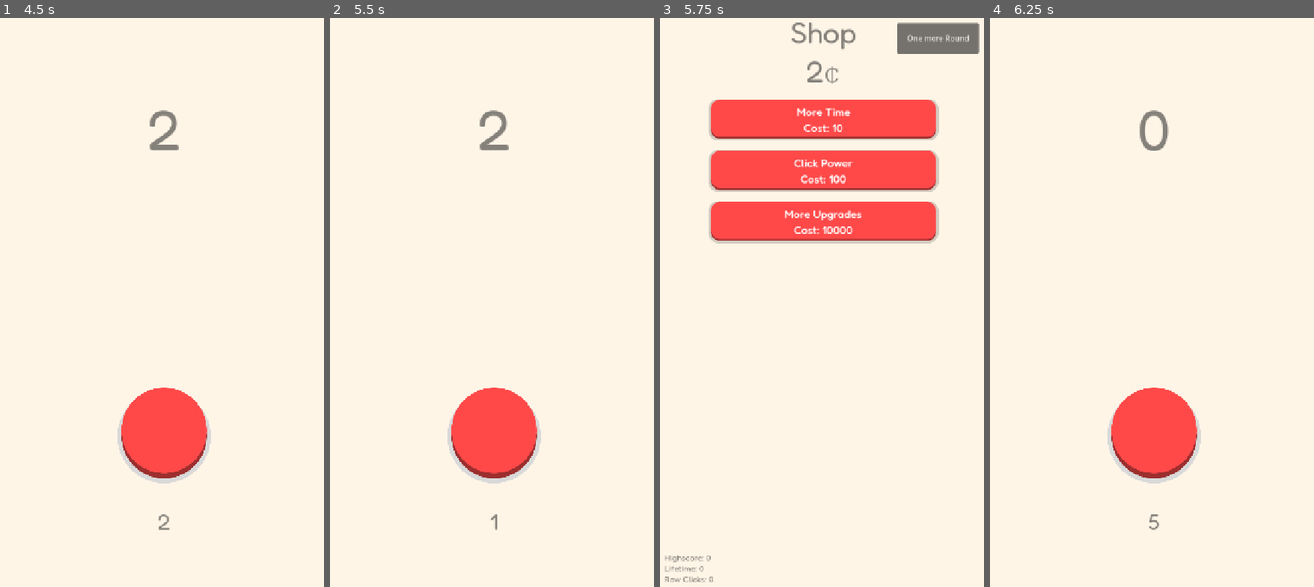
Above: before the commit, frames 1-4 (left to right).
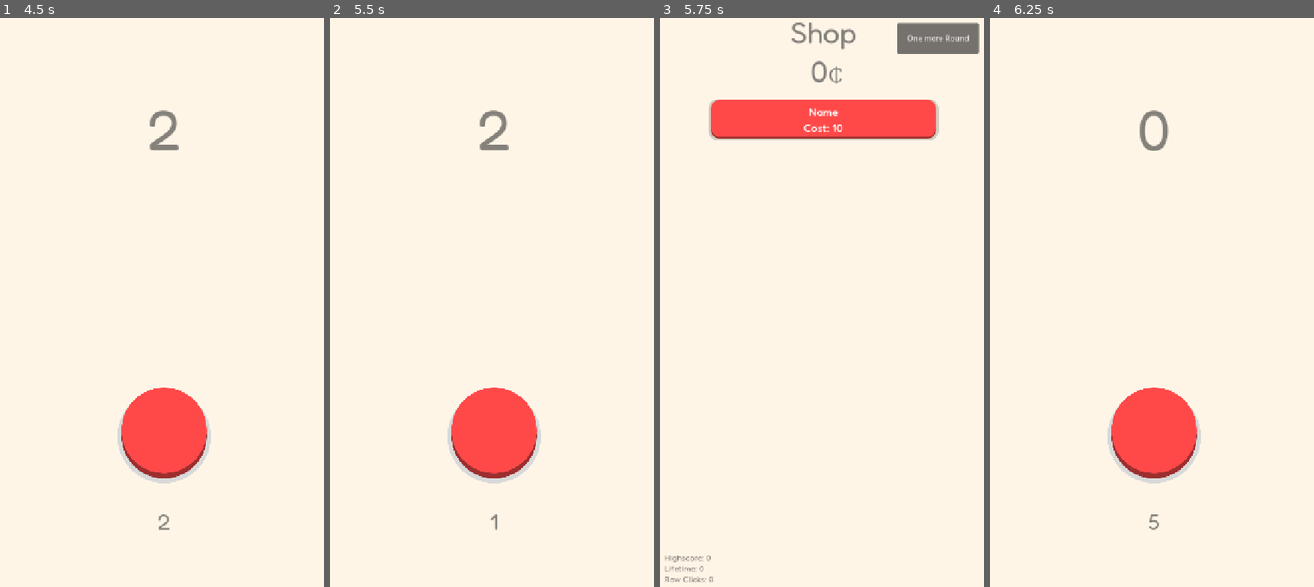
Above: after the commit, the same moments.

Repository: christianstrang/button-clicker
Game: Godot game, scene res://Scenes/Main.tscn
Same seed, same stepped clock (60 frames per second), same inputs: the game is played once before the commit and once after it.
Inputs (mouse positions are in pixels of both pictures, inside the frame that each line leads up to):
- Up to frame 1 (4.5 s): tap Enter at 0.5, 2, 4.25 s; move the mouse to (165, 433) at 0.52 s; click (165, 433) at 0.67 s; tap Space at 1.25, 3.5 s; move the mouse to (97, 325) at 1.27 s; click (97, 325) at 1.42 s; move the mouse to (197, 160) at 2.02 s; click (197, 160) at 2.17 s; move the mouse to (145, 416) at 2.77 s; click (145, 416) at 2.92 s; move the mouse to (265, 382) at 3.52 s; click (265, 382) at 3.67 s; move the mouse to (61, 205) at 4.27 s; click (61, 205) at 4.42 s
- Up to frame 2 (5.5 s): tap Space at 5 s; move the mouse to (511, 296) at 5.02 s; click (511, 296) at 5.17 s
- Up to frame 3 (5.75 s): no input
- Up to frame 4 (6.25 s): click "One more Round" at 5.75 s

Frames 1-2 are identical in both runs. In frame 3, 11% of the frame differs, in the area x 15-87%, y 7-40%; in frame 4, nothing differs.

Commit message:
refactor: update UpgradeManager and enhance Shop functionality with new upgrade system

Diff:
--- a/Scripts/GameManager.gd
+++ b/Scripts/GameManager.gd
@@ -10,3 +10,10 @@
 func increment_score():
 	currency += click_power
 	emit_signal("currency_changed", currency)
+
+func spend_currency(amount: int) -> bool:
+	if currency >= amount:
+		currency -= amount
+		emit_signal("currency_changed", currency)
+		return true
+	return false
--- a/Scripts/Shop.gd
+++ b/Scripts/Shop.gd
@@ -1,29 +1,141 @@
-extends Node2D
+extends Node
 
-@onready var currency: RichTextLabel = $Currency
-@onready var upgrade_container: VBoxContainer = $UI/ScrollContainer/VBoxContainer
+signal upgrade_purchased(upgrade_id)
+
+var upgrades = [
+	{
+		"id": "extra_time",
+		"name": "Extra Time",
+		"description": "Increase Timer by one second",
+		"cost": 20,
+		"base_cost": 20,
+		"effect": "increase_time_value",
+		"effect_value": 1,
+		"cost_progression": 1.5,
+		"max_upgrades": 999,
+		"purchased_count": 0
+	},
+	{
+		"id": "click_power",
+		"name": "Click Power",
+		"description": "Increase click value by 1",
+		"cost": 50,
+		"base_cost": 50,
+		"effect": "increase_click_value",
+		"effect_value": 1,
+		"cost_progression": 1.5,
+		"max_upgrades": 999,
+		"purchased_count": 0
+	},
+	#{
+		#"id": "cost_reduction",
+		#"name": "Efficiency Expert",
+		#"description": "Reduces cost growth of other upgrades",
+		#"cost": 10,
+		#"base_cost": 10,
+		#"effect": "reduce_cost_progression",
+		#"effect_value": 0.1,
+		#"cost_progression": 1.5,
+		#"max_upgrades": 5,
+		#"purchased_count": 0
+	#}
+]
+
+# Game state variables
+var base_timer_duration = 5
+var current_timer_duration = 5
+var cost_reduction_level = 0
 
 func _ready():
-	currency.text = str(GameManager.currency) + "[font_size=42]₡[/font_size]"
-	populate_upgrades()
-	pass
+	update_all_upgrade_costs()
 
-func populate_upgrades():
-
-	# Clear existing children
-	for child in upgrade_container.get_children():
-		child.queue_free()
-
-	var available_upgrades = UpgradeManager.upgrades
-
-	for upgrade in UpgradeManager.upgrades:
-		var item = load("res://Scenes/Upgrade.tscn").instantiate()
-		item.set_upgrade_data(upgrade)
-		#item.connect("purchase_pressed", _on_upgrade_purchased)
-		upgrade_container.add_child(item)
-
-
-func _on_button_pressed() -> void:
+# Add this new function
+func _on_button_pressed():
+	# Reset currency to 0
 	GameManager.currency = 0
 	# Load the main scene
 	get_tree().change_scene_to_file("res://Scenes/Main.tscn")
+
+func can_afford_upgrade(upgrade_data: Dictionary) -> bool:
+	return GameManager.currency >= upgrade_data.cost
+
+func is_upgrade_maxed(upgrade_data: Dictionary) -> bool:
+	return upgrade_data.purchased_count >= upgrade_data.max_upgrades
+
+func purchase_upgrade(upgrade_data: Dictionary) -> bool:
+	if not can_afford_upgrade(upgrade_data):
+		print("Not enough currency for upgrade: ", upgrade_data.name)
+		return false
+
+	if is_upgrade_maxed(upgrade_data):
+		print("Upgrade already maxed: ", upgrade_data.name)
+		return false
+
+	# Deduct currency
+	GameManager.currency -= upgrade_data.cost
+
+	# Increment purchase count
+	upgrade_data.purchased_count += 1
+
+	# Apply upgrade effect
+	apply_upgrade_effect(upgrade_data)
+
+	# Update cost for next purchase
+	update_upgrade_cost(upgrade_data)
+
+	# If cost reduction was purchased, update all other upgrade costs
+	if upgrade_data.id == "cost_reduction":
+		update_all_upgrade_costs()
+
+	# Emit signal
+	emit_signal("upgrade_purchased", upgrade_data.id)
+
+	print("Purchased %s for %d₡. Now at level %d/%d" % [
+		upgrade_data.name,
+		upgrade_data.cost,
+		upgrade_data.purchased_count,
+		upgrade_data.max_upgrades
+	])
+	return true
+
+func apply_upgrade_effect(upgrade_data: Dictionary):
+	match upgrade_data.effect:
+		"increase_click_value":
+			GameManager.click_power += upgrade_data.effect_value
+			print("Click power increased to: %d" % GameManager.click_power)
+
+		"increase_time_value":
+			current_timer_duration += upgrade_data.effect_value
+			print("Timer duration increased to: %ds" % current_timer_duration)
+
+		"reduce_cost_progression":
+			cost_reduction_level += 1
+			print("Cost reduction level: %d (reduces multipliers by %.1f)" % [cost_reduction_level, cost_reduction_level * 0.1])
+
+		_:
+			print("Unknown upgrade effect: %s" % upgrade_data.effect)
+
+func get_effective_cost_progression(base_progression: float) -> float:
+	# Apply cost reduction: each level reduces progression by 0.1
+	var reduced_progression = base_progression - (cost_reduction_level * 0.1)
+	# Minimum progression of 1.0 (linear growth)
+	return max(reduced_progression, 1.0)
+
+func update_upgrade_cost(upgrade_data: Dictionary):
+	if upgrade_data.id == "cost_reduction":
+		# Cost reduction upgrade uses base progression (not affected by itself)
+		upgrade_data.cost = int(upgrade_data.base_cost * pow(upgrade_data.cost_progression, upgrade_data.purchased_count))
+	else:
+		# Other upgrades use reduced progression
+		var effective_progression = get_effective_cost_progression(upgrade_data.cost_progression)
+		upgrade_data.cost = int(upgrade_data.base_cost * pow(effective_progression, upgrade_data.purchased_count))
+
+func update_all_upgrade_costs():
+	for upgrade in upgrades:
+		update_upgrade_cost(upgrade)
+
+func get_upgrade_by_id(upgrade_id: String) -> Dictionary:
+	for upgrade in upgrades:
+		if upgrade.id == upgrade_id:
+			return upgrade
+	return {}
--- a/Scripts/UpgradeManager.gd
+++ b/Scripts/UpgradeManager.gd
@@ -1,34 +1 @@
 extends Node
-
-var upgrades = [
-	{
-		"id": "time_increase",
-		"name": "More Time",
-		"description": "Increase Timer by one second",
-		"cost": 10,
-		"effect": "increase_time_value",
-		"effect_value": 1,
-		"cost_progression": 1.2,
-		"max_upgrades": 55
-	},
-	{
-		"id": "click_power",
-		"name": "Click Power",
-		"description": "Increase click value by 1",
-		"cost": 100,
-		"effect": "increase_click_value",
-		"effect_value": 1,
-		"cost_progression": 3,
-		"max_upgrades": 10
-	},
-	{
-		"id": "unlock_more_upgrades",
-		"name": "More Upgrades",
-		"description": "Unlock additional upgrades",
-		"cost": 10000,
-		"effect": "unlock_upgrades",
-		"effect_value": 1,
-		"cost_progression": 10,
-		"max_upgrades": 10
-	},
-]
--- /dev/null
+++ b/Scripts/UpgradeManagerOLD.gd
@@ -0,0 +1,34 @@
+extends Node
+
+var upgrades = [
+	{
+		"id": "time_increase",
+		"name": "More Time",
+		"description": "Increase Timer by one second",
+		"cost": 10,
+		"effect": "increase_time_value",
+		"effect_value": 1,
+		"cost_progression": 1.2,
+		"max_upgrades": 55
+	},
+	{
+		"id": "click_power",
+		"name": "Click Power",
+		"description": "Increase click value by 1",
+		"cost": 100,
+		"effect": "increase_click_value",
+		"effect_value": 1,
+		"cost_progression": 3,
+		"max_upgrades": 10
+	},
+	{
+		"id": "unlock_more_upgrades",
+		"name": "More Upgrades",
+		"description": "Unlock additional upgrades",
+		"cost": 10000,
+		"effect": "unlock_upgrades",
+		"effect_value": 1,
+		"cost_progression": 10,
+		"max_upgrades": 10
+	},
+]
--- a/project.godot
+++ b/project.godot
@@ -18,7 +18,7 @@
 [autoload]
 
 GameManager="*res://Scripts/GameManager.gd"
-UpgradeManager="*res://Scripts/UpgradeManager.gd"
+UpgradeManager="*res://Scripts/UpgradeManagerOLD.gd"
 
 [display]
 
Not shown, changed: Scripts/UpgradeManager.gd.uid
Not shown, added: Scripts/UpgradeManagerOLD.gd.uid
